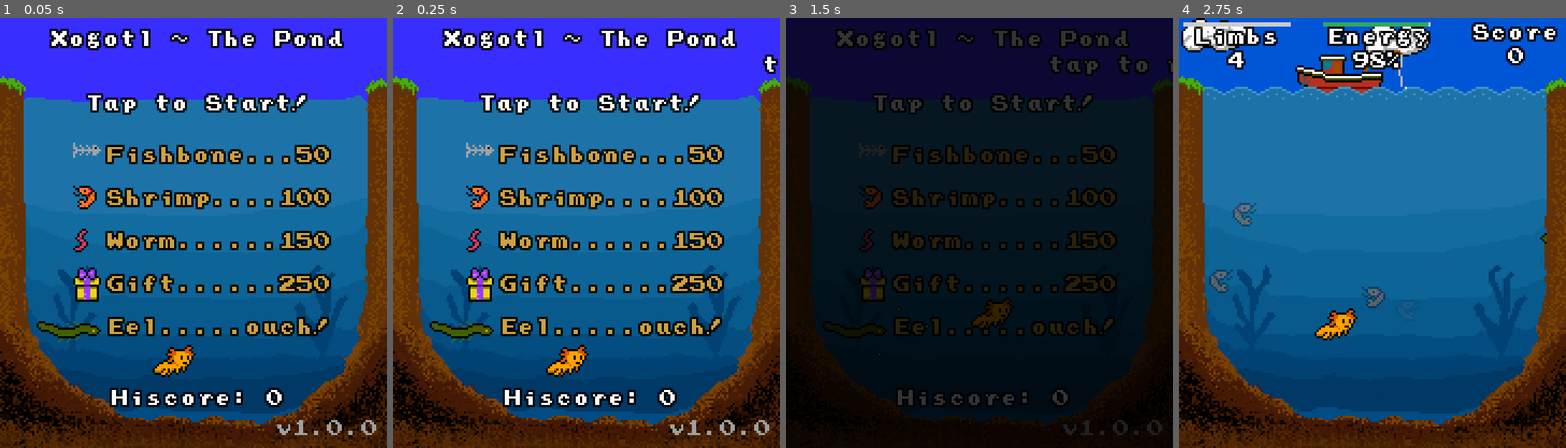
Above: before the commit, frames 1-4 (left to right).
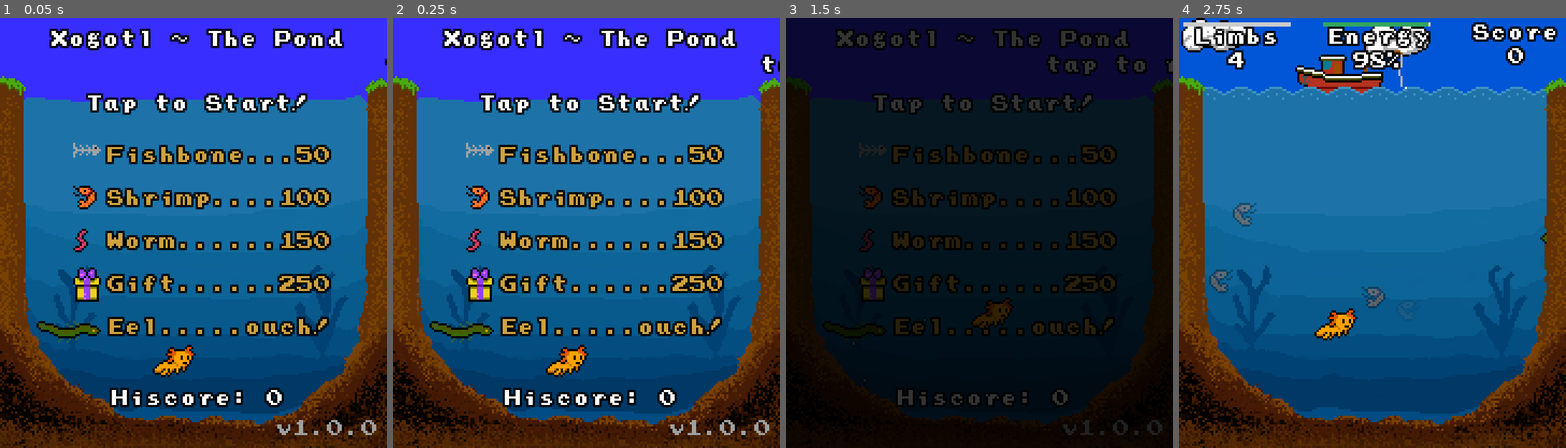
Above: after the commit, the same moments.

Repository: Krumelur/Xogotl
Game: Godot game, scene res://scenes/start/start.tscn
Two runs of this game, one before a commit and one after it. Both use one fixed random seed, a clock stepped at 60 frames per second and the inputs below. Before the commit the project starts from res://scenes/HtmlForceClick/html_force_click.tscn.
Inputs (mouse positions are in pixels of both pictures, inside the frame that each line leads up to):
- Up to frame 1 (0.05 s): no input
- Up to frame 2 (0.25 s): no input
- Up to frame 3 (1.5 s): tap Enter at 0.5, 1.25 s; move the mouse to (1064, 211) at 0.52 s; click (1064, 211) at 0.67 s; drag from (902, 254) to (991, 319) at 1.27 s
- Up to frame 4 (2.75 s): move the mouse to (1411, 138) at 2.02 s; click (1411, 138) at 2.17 s

The runs differ from the first frame. In frame 1, less than 0.1% of the frame differs, in the area x 99-100%, y 9-11%; in frame 2, 0.1%; in frame 3, 0.5%, in the area x 67-100%, y 8-14%; in frame 4, nothing differs.

Commit message:
change start scene

Diff:
--- a/XogotProject/project.godot
+++ b/XogotProject/project.godot
@@ -12,11 +12,11 @@
 
 config/name="Xogotl - Pond Survival"
 config/version="1.0.0"
-run/main_scene="uid://dukdxu6h8go6h"
+run/main_scene="res://scenes/start/start.tscn"
 config/features=PackedStringArray("4.5", "Mobile")
 boot_splash/bg_color=Color(0.11764706, 0.60784316, 0, 1)
-boot_splash/image="uid://dt42r5u0goyci"
-config/icon="uid://c02w16xthag7a"
+boot_splash/image="res://gfx/splashscreen.png"
+config/icon="res://gfx/xogotl.png"
 
 [autoload]
 
@@ -59,7 +59,7 @@
 [xogot]
 
 project/editorState=[{
-"column": 10,
+"column": 0,
 "line": 65,
 "path": "res://scenes/main/game_main.gd",
 "type": "file"
@@ -69,23 +69,29 @@
 "path": "res://addons/logger/logger.gd",
 "type": "file"
 }, {
-"column": 20,
+"column": 0,
 "line": 24,
 "path": "res://scenes/main/hud.gd",
 "type": "file"
 }, {
-"column": 30,
+"column": 0,
 "line": 6,
 "path": "res://scenes/pond_inhabitants/shrimp.gd",
 "type": "file"
 }, {
-"column": 28,
-"current": true,
+"column": 0,
 "line": 4,
 "path": "res://scenes/pond_inhabitants/eel.gd",
 "type": "file"
+}, {
+"column": 0,
+"current": true,
+"line": 5,
+"path": "res://scenes/HtmlForceClick/html_force_click.gd",
+"type": "file"
 }]
 project/breakpoints={
+"res://scenes/HtmlForceClick/html_force_click.gd": PackedInt32Array(5),
 "res://scenes/main/game_main.gd": PackedInt32Array(),
 "res://xogotl.gd": PackedInt32Array()
 }
